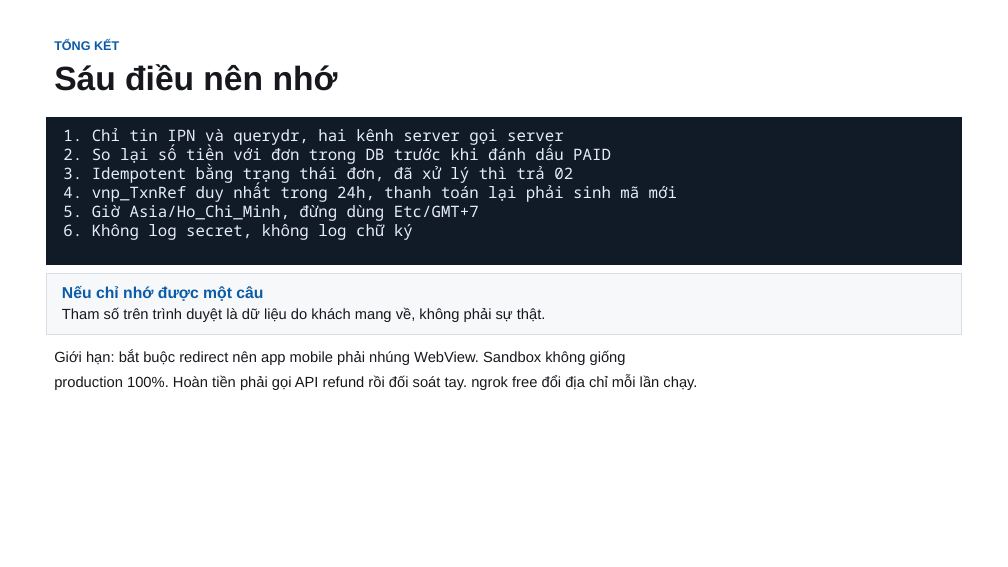
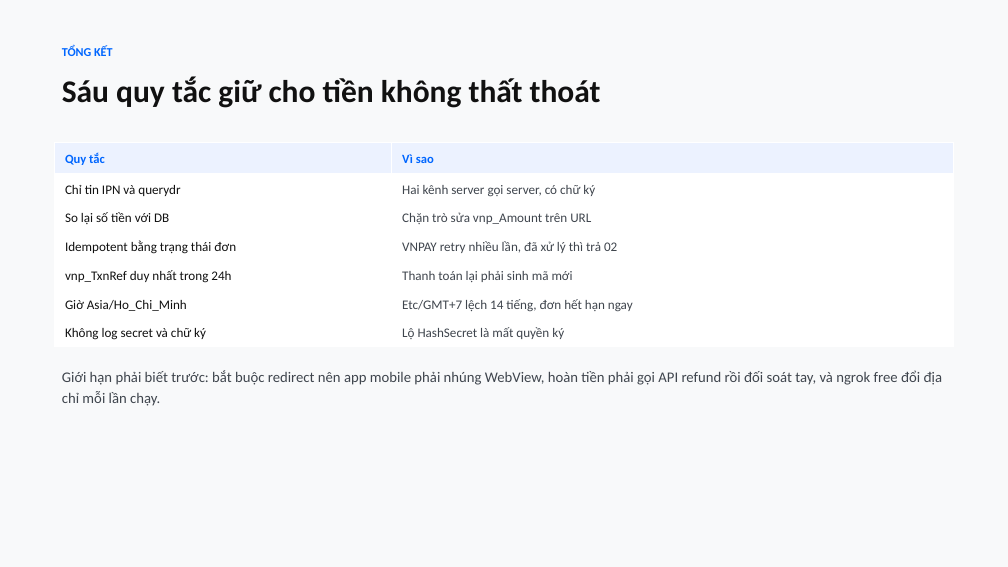
Before and after one commit to conchocon154/vnpay-seminar, a slide deck: slide 17 of VNPAY-seminar.pptx. Drawn at 1008x567 pixels with LibreOffice and Linux fonts; fonts in the diff are those of the drawing. Boxes give left, top, right and bottom in pixels: in the first picture for what was removed or moved away, otherwise in the second. Text is boxed around its words. In the diff, an @@ line names an element or a change of style, - is before the commit and + after.

```diff
--- a/VNPAY-seminar.pptx
+++ b/VNPAY-seminar.pptx
@@ background #FFFFFF to #F8F9FA @@
@@ text "TỔNG KẾT": place and size @@
-text "TỔNG KẾT" at bbox=[54, 40, 338, 91]
+text "TỔNG KẾT" at bbox=[62, 46, 601, 108]
@@ text at bbox=[62, 46, 113, 56]: size 12 to 11.5 pt, font Arial to Calibri, text colour #0A5BA8 to #0066FF in "TỔNG KẾT"; line spacing 1 to 1.18; more space between paragraphs @@
@@ text at bbox=[62, 76, 601, 108]: text changed; size 32 to 30 pt; font Arial to Calibri; text colour #16181D to #111111 @@
-Sáu điều nên nhớ
+Sáu quy tắc giữ cho tiền không thất thoát
@@ rectangle removed at bbox=[47, 118, 961, 265] @@
-1. Chỉ tin IPN và querydr, hai kênh server gọi server
-2. So lại số tiền với đơn trong DB trước khi đánh dấu PAID
-3. Idempotent bằng trạng thái đơn, đã xử lý thì trả 02
-4. vnp_TxnRef duy nhất trong 24h, thanh toán lại phải sinh mã mới
-5. Giờ Asia/Ho_Chi_Minh, đừng dùng Etc/GMT+7
-6. Không log secret, không log chữ ký
@@ table added at bbox=[54, 142, 954, 346], 7 rows, 2 columns @@
+Quy tắc | Vì sao
+Chỉ tin IPN và querydr | Hai kênh server gọi server, có chữ ký
+So lại số tiền với DB | Chặn trò sửa vnp_Amount trên URL
+Idempotent bằng trạng thái đơn | VNPAY retry nhiều lần, đã xử lý thì trả 02
+vnp_TxnRef duy nhất trong 24h | Thanh toán lại phải sinh mã mới
+Giờ Asia/Ho_Chi_Minh | Etc/GMT+7 lệch 14 tiếng, đơn hết hạn ngay
+Không log secret và chữ ký | Lộ HashSecret là mất quyền ký
@@ rectangle removed at bbox=[47, 274, 961, 334] @@
-Nếu chỉ nhớ được một câu
-Tham số trên trình duyệt là dữ liệu do khách mang về, không phải sự thật.
@@ text at bbox=[62, 370, 943, 406]: text changed; font Arial to Calibri; text colour #16181D to #3F454D @@
-Giới hạn: bắt buộc redirect nên app mobile phải nhúng WebView. Sandbox không giống
-production 100%. Hoàn tiền phải gọi API refund rồi đối soát tay. ngrok free đổi địa chỉ mỗi lần chạy.
+Giới hạn phải biết trước: bắt buộc redirect nên app mobile phải nhúng WebView, hoàn tiền phải gọi API refund rồi đối soát tay, và ngrok free đổi địa chỉ mỗi lần chạy.
```
Also in this commit, not shown: 16 other slides changed, 2 slides added, 2 slides removed, 3 other files.
